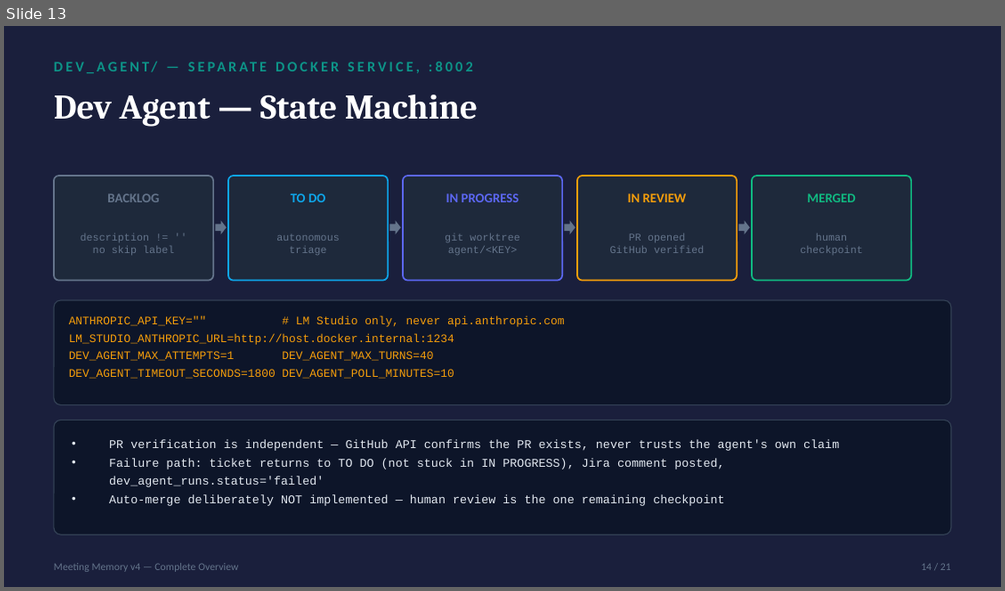
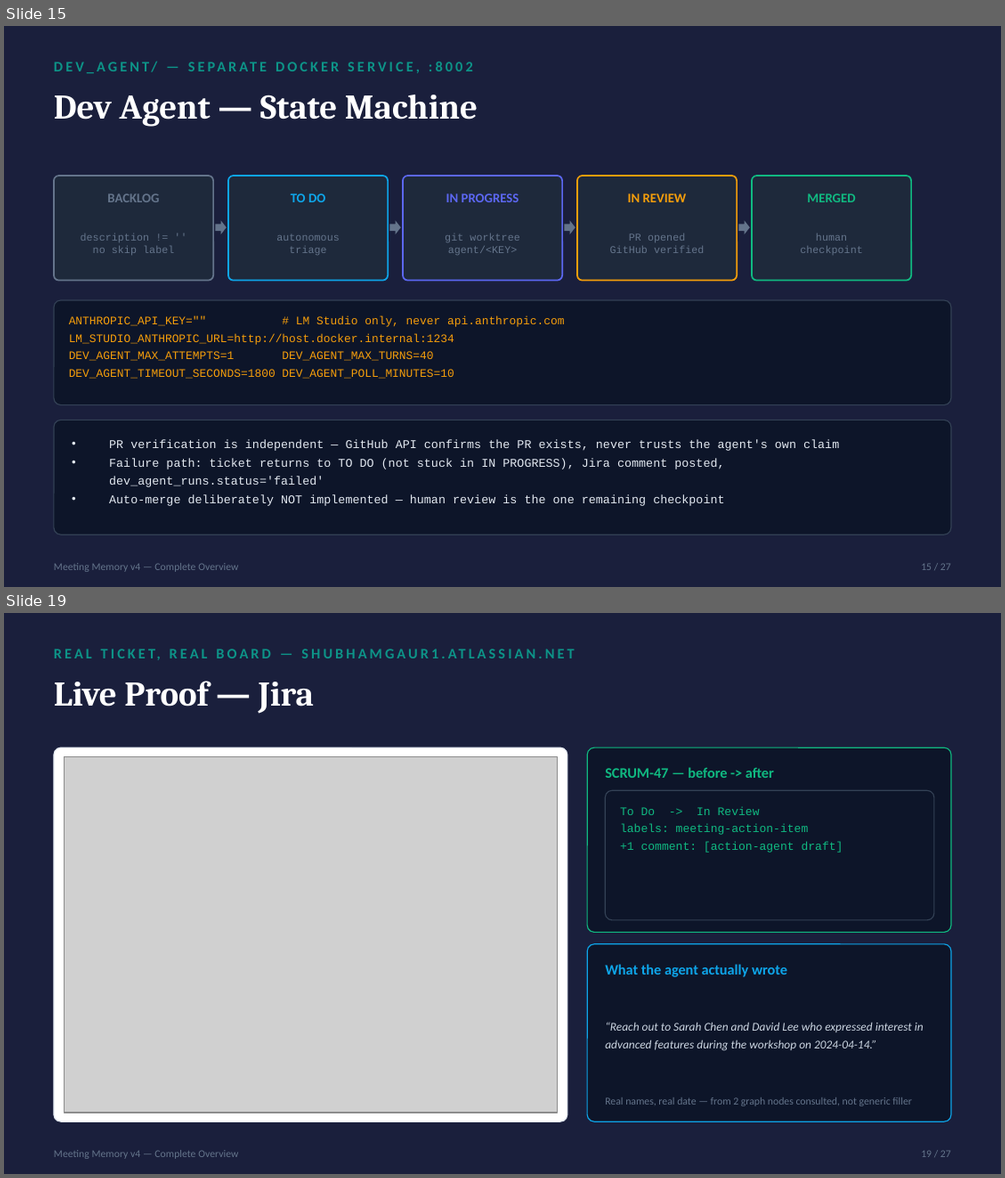
Before and after one commit to shubham-gaur-x/airbyte-lm-studio-memgraph, a slide deck: docs/demo_assets/Meeting_Memory_v4_Overview.pptx. Shown one above the other, each under a label of ours: slide 13 before the commit, slides 15 and 19 after it; the slides between them are not shown. The pictures are 1005x591 and 1005x1178 pixels, drawn with LibreOffice and Linux fonts; fonts in the diff are those of the drawing; grey boxes stand for pictures. Boxes give left, top, right and bottom in pixels: in the first picture for what was removed or moved away, otherwise in the second. Text is boxed around its words. In the diff, an @@ line names an element or a change of style, - is before the commit and + after.

```diff
--- a/docs/demo_assets/Meeting_Memory_v4_Overview.pptx
+++ b/docs/demo_assets/Meeting_Memory_v4_Overview.pptx
@@ slide 19 added at [4,613,1001,1174], background #1A1F3C @@
@@ text added at [54,639,951,666], 10.5 pt, text #0D9488, bold @@
+REAL TICKET, REAL BOARD — SHUBHAMGAUR1.ATLASSIAN.NET
@@ text added at [54,681,314,714], 25 pt, text #FFFFFF, bold @@
+Live Proof — Jira
@@ rounded rectangle added at [54,747,567,1121], fill #FFFFFF, outline #E2E8F0 0.75 pt @@
@@ picture added at [64,756,558,1112] @@
@@ rounded rectangle added at [587,747,951,932], fill #0D1529, outline #10B981 0.75 pt @@
@@ text added at [605,767,774,778], 10.5 pt, text #10B981, bold @@
+SCRUM-47 — before -> after
@@ rounded rectangle added at [605,790,934,920], fill #0D1529, outline #334155 0.75 pt @@
@@ text added at [620,807,843,852], 8.4 pt, text #10B981 @@
+To Do -> In Review
+labels: meeting-action-item
++1 comment: [action-agent draft]
@@ rounded rectangle added at [587,944,951,1121], fill #0D1529, outline #0EA5E9 0.75 pt @@
@@ text added at [605,964,787,977], 10.5 pt, text #0EA5E9, bold @@
+What the agent actually wrote
@@ text added at [605,1022,923,1051], 8.6 pt, text #CBD5E1, italic @@
+“Reach out to Sarah Chen and David Lee who expressed interest in advanced features during the workshop on 2024-04-14.”
@@ text added at [605,1097,912,1106], 7.6 pt, text #64748B @@
+Real names, real date — from 2 graph nodes consulted, not generic filler
@@ text added at [54,1150,238,1159], 7.5 pt, text #64748B @@
+Meeting Memory v4 — Complete Overview
@@ text added at [921,1150,951,1157], 7.5 pt, text #64748B @@
+19 / 27
@@ what was slide 13 is now slide 15 @@
@@ slide 15 changed as well @@
@@ text at [921,563,951,570]: text changed @@
-14 / 21
+15 / 27
```
Also in this commit, not shown: 18 other slides changed, 6 other slides added, 7 other files.
